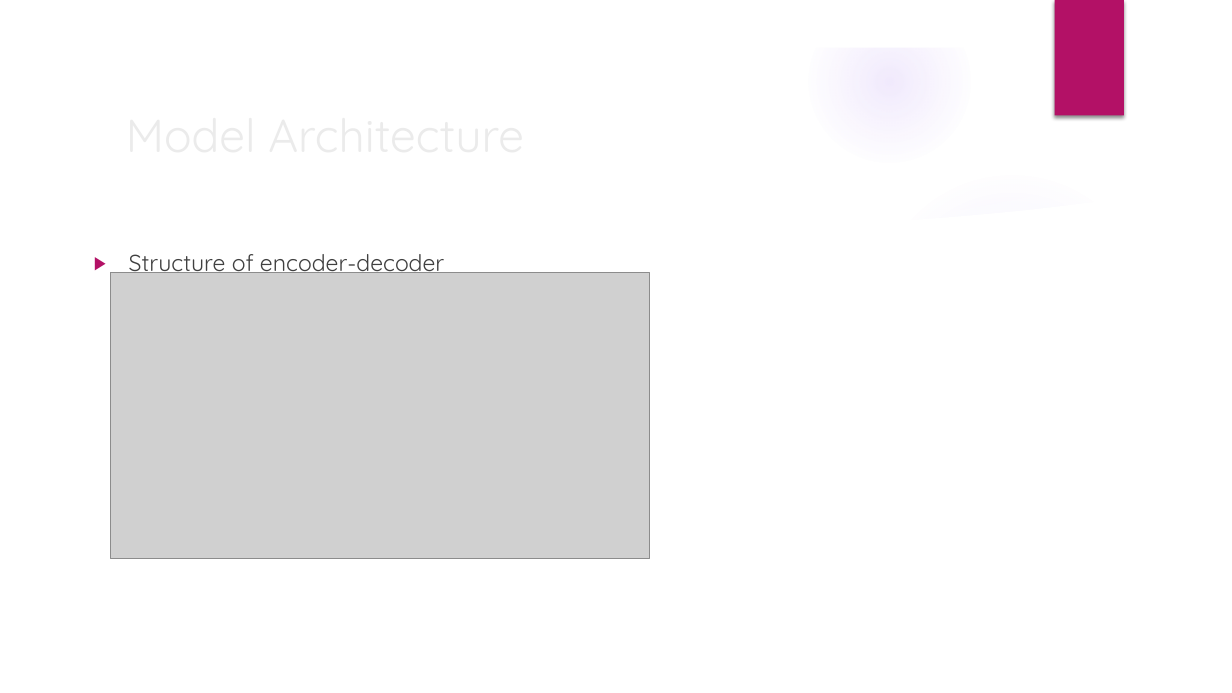
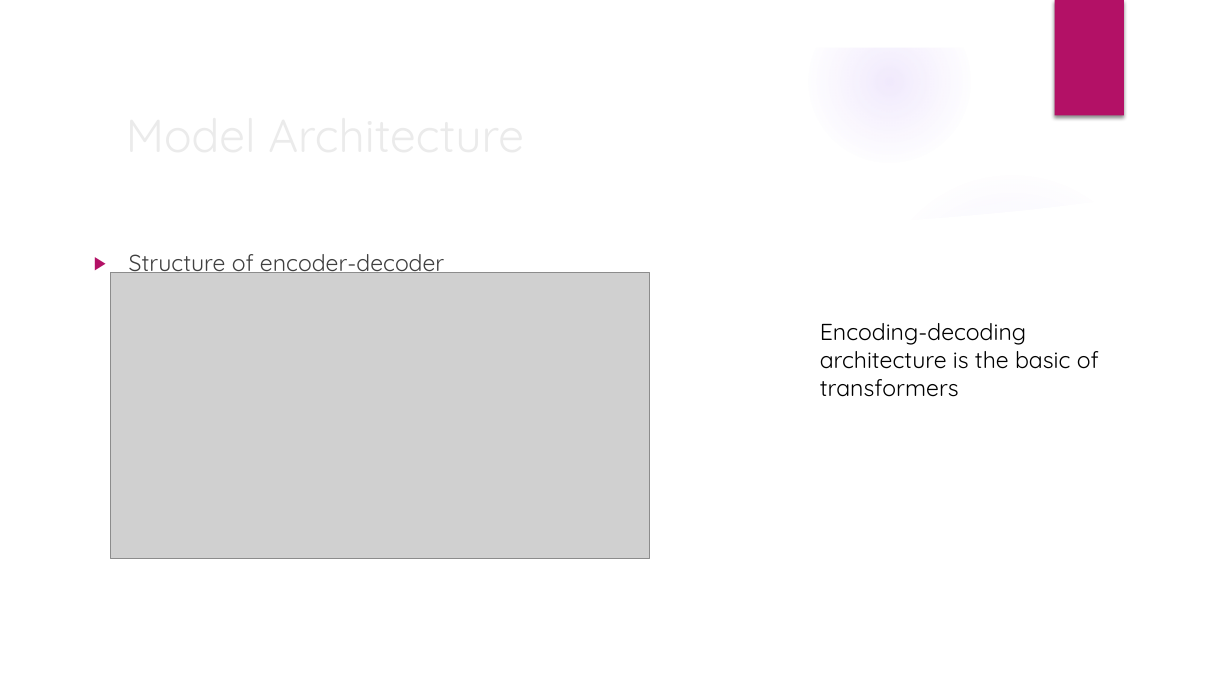
Before and after one commit to erdeq-upenn/code_public, a slide deck: slide 5 of slides/Transformer Review.pptx (slide 4 before the commit). Drawn at 1232x693 pixels with LibreOffice and Linux fonts; fonts in the diff are those of the drawing; grey boxes stand for pictures; background and template pictures are left out. Boxes give left, top, right and bottom in pixels: in the first picture for what was removed or moved away, otherwise in the second. Text is boxed around its words. In the diff, an @@ line names an element or a change of style, - is before the commit and + after.

```diff
--- a/slides/Transformer Review.pptx
+++ b/slides/Transformer Review.pptx
@@ text added at (x1=820, y1=323, x2=1099, y2=397), 18 pt, text #000000 @@
+Encoding-decoding architecture is the basic of transformers
```
Also in this commit, not shown: 4 other slides changed, 1 slide added.
